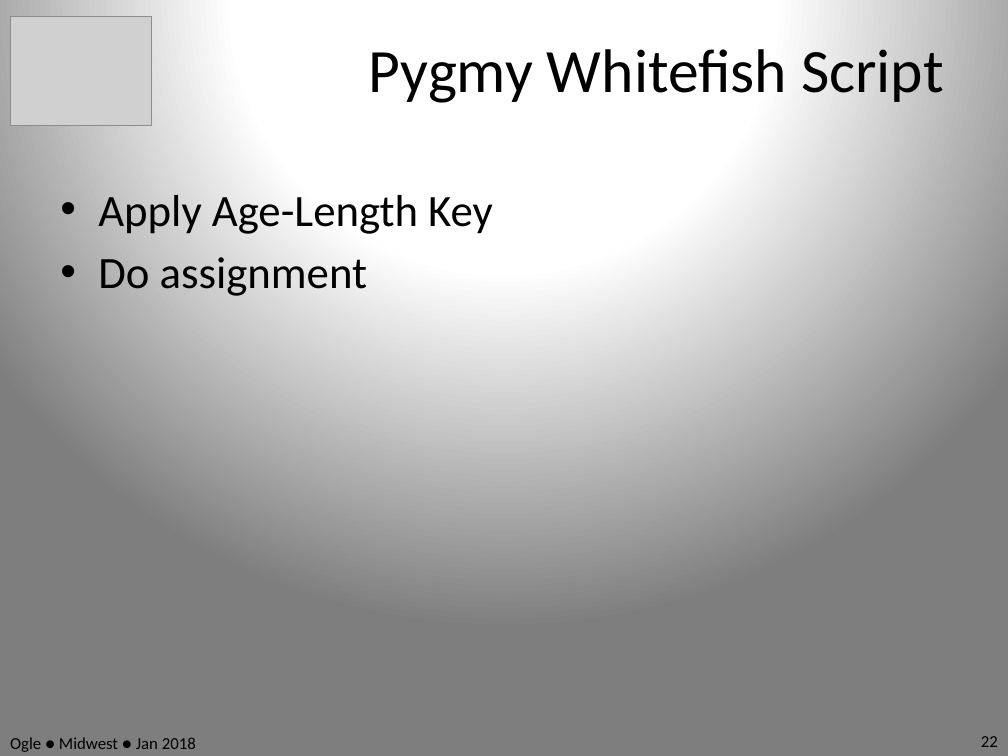
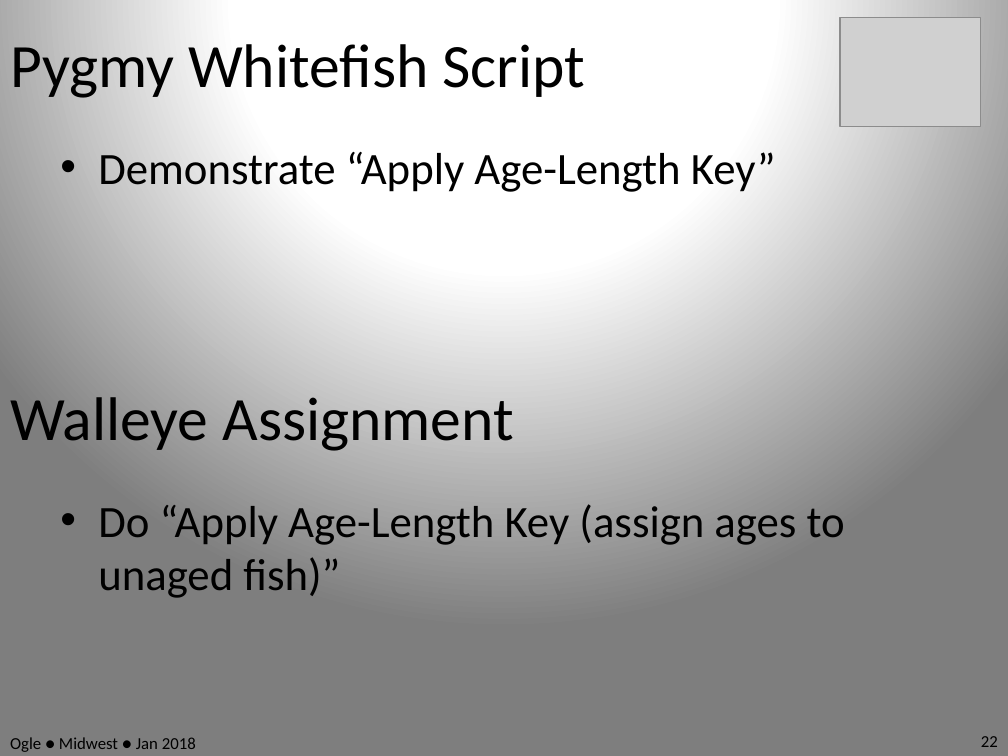
Before and after one commit to anhnguyendepocen/RcourseMidwest2018, a slide deck: slide 22 of Slides.pptx. Drawn at 1008x756 pixels with LibreOffice and Linux fonts; fonts in the diff are those of the drawing; grey boxes stand for pictures. Boxes give left, top, right and bottom in pixels: in the first picture for what was removed or moved away, otherwise in the second. Text is boxed around its words. In the diff, an @@ line names an element or a change of style, - is before the commit and + after.

```diff
--- a/Slides.pptx
+++ b/Slides.pptx
@@ text "Pygmy Whitefish Script": place and size @@
-text "Pygmy Whitefish Script" at <box>369,49,944,103</box>
+text "Pygmy Whitefish Script" at <box>10,44,585,98</box>
@@ text "Pygmy Whitefish Script" at <box>10,44,585,98</box>: alignment centre to left @@
@@ picture: place and size @@
-picture at <box>10,17,151,126</box>
+picture at <box>840,17,981,126</box>
@@ text at <box>98,152,776,192</box>: text changed @@
-• Apply Age-Length Key
-• Do assignment
+• Demonstrate “Apply Age-Length Key”
@@ text added at <box>10,397,513,451</box>, 44 pt, text #000000 @@
+Walleye Assignment
@@ text added at <box>98,504,845,598</box>, 32 pt, text #000000 @@
+• Do “Apply Age-Length Key (assign ages to unaged fish)”
```
Also in this commit, not shown: 58 other slides changed, 1 slide added, 1 slide removed.
